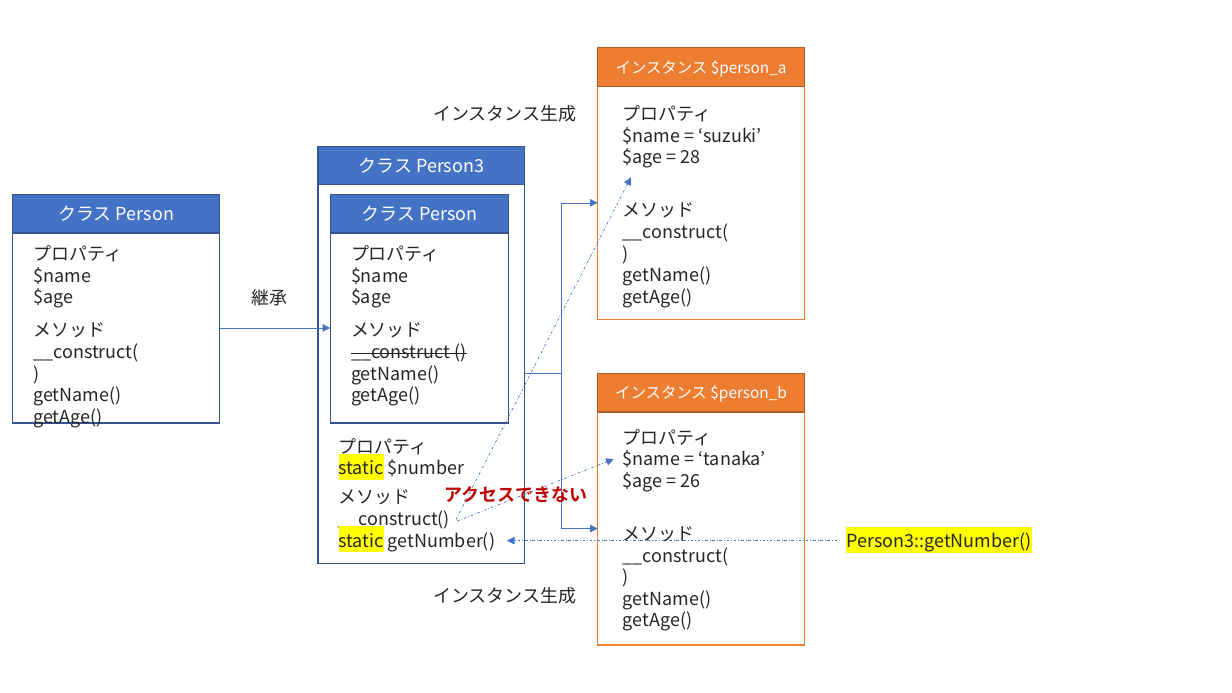
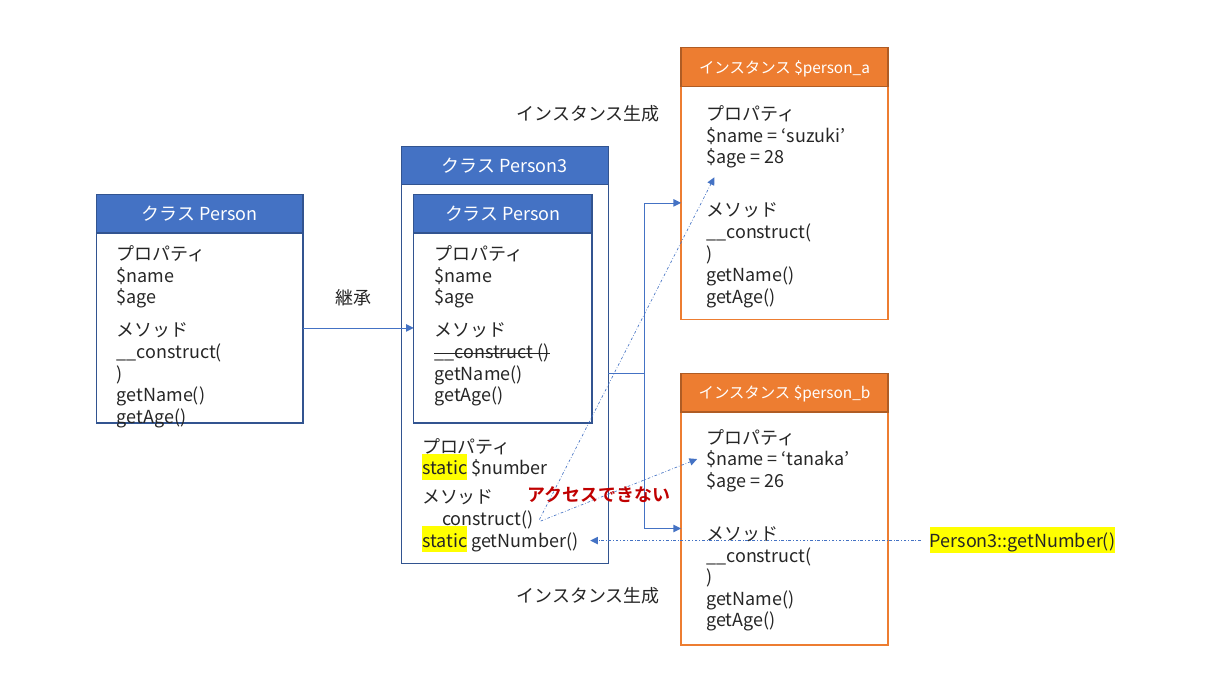
Before and after one commit to hyada/object-oriented-programming, a slide deck: slide 5 of figure.pptx. Drawn at 1232x693 pixels with LibreOffice and Linux fonts; fonts in the diff are those of the drawing. Boxes give left, top, right and bottom in pixels: in the first picture for what was removed or moved away, otherwise in the second. Text is boxed around its words. In the diff, an @@ line names an element or a change of style, - is before the commit and + after.

```diff
--- a/figure.pptx
+++ b/figure.pptx
@@ 15 texts, 10 rectangles, 4 arrows, 2 elbow arrows: place and size @@
-15 texts, 10 rectangles, 4 arrows, 2 elbow arrows at bbox=[13, 48, 1031, 645]
+15 texts, 10 rectangles, 4 arrows, 2 elbow arrows at bbox=[96, 48, 1115, 645]
```
Also in this commit, not shown: 2 other slides changed, 2 other files.
